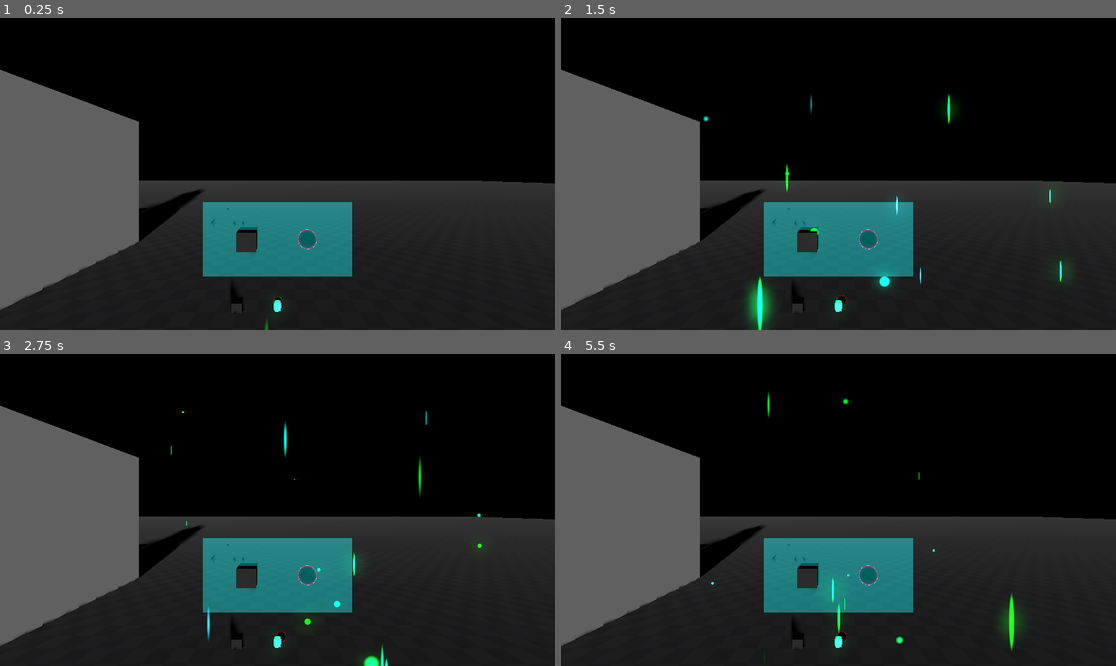
Above: before the commit, frames 1-4 (two rows, left to right).
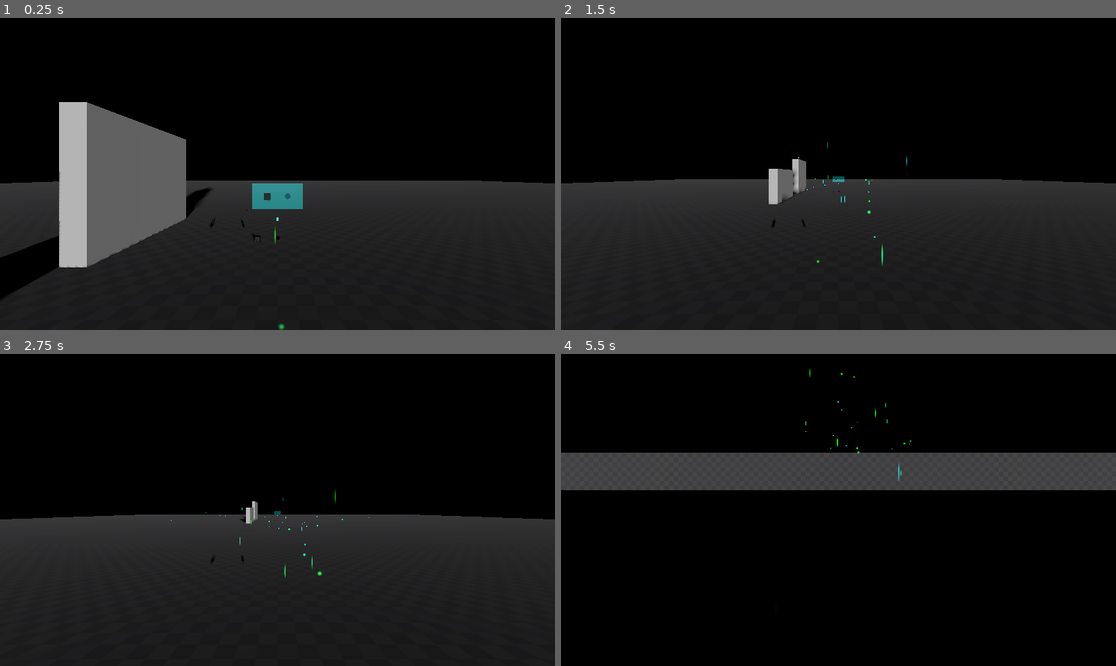
Above: after the commit, the same moments.

Repository: JD-The-65th/cyberbreak
Game: Godot game, scene res://levels/testing_environment.tscn
Same seed, same stepped clock (60 frames per second), same inputs: the game is played once before the commit and once after it.
Inputs (mouse positions are in pixels of both pictures, inside the frame that each line leads up to):
- Up to frame 1 (0.25 s): no input
- Up to frame 2 (1.5 s): move the mouse to (960, 158) at 0.52 s; click (960, 158) at 0.67 s; drag from (727, 189) to (810, 236) at 1.27 s
- Up to frame 3 (2.75 s): move the mouse to (333, 441) at 2.02 s; click (333, 441) at 2.17 s
- Up to frame 4 (5.5 s): drag from (810, 572) to (672, 463) at 2.77 s; move the mouse to (1005, 556) at 3.52 s; click (1005, 556) at 3.67 s; drag from (672, 463) to (755, 432) at 4.27 s; move the mouse to (866, 510) at 5.02 s; click (866, 510) at 5.17 s

The runs differ from the first frame. In frame 1, 20% of the frame differs, in the area x 0-95%, y 16-100%; in frame 2, 23%; in frame 3, 22%; in frame 4, 62%, in the area x 0-100%, y 4-100%.

Commit message:
Make Particle Emitter default settings reusable Add Collision Layer to MSFS

Diff:
--- /dev/null
+++ b/components/MSFS/default_particle_process_material.tres
@@ -0,0 +1,45 @@
+[gd_resource type="ParticleProcessMaterial" load_steps=7 format=3 uid="uid://byrfanvg1scv6"]
+
+[sub_resource type="Gradient" id="Gradient_kjtlv"]
+offsets = PackedFloat32Array(0, 0.621212, 1)
+colors = PackedColorArray(0, 0, 0, 1, 1, 1, 1, 1, 0, 0, 0, 0)
+
+[sub_resource type="GradientTexture1D" id="GradientTexture1D_ouwjc"]
+gradient = SubResource("Gradient_kjtlv")
+
+[sub_resource type="Curve" id="Curve_upawe"]
+_data = [Vector2(0, 0), 0.0, 1.4, 0, 0, Vector2(1, 1), 0.0, 0.0, 0, 0]
+point_count = 2
+
+[sub_resource type="CurveTexture" id="CurveTexture_tfa1y"]
+curve = SubResource("Curve_upawe")
+
+[sub_resource type="Curve" id="Curve_ok2eq"]
+_data = [Vector2(0, 1), 0.0, 0.0, 0, 0, Vector2(0.548701, 0.97153), 0.0, 0.0, 0, 0]
+point_count = 2
+
+[sub_resource type="CurveTexture" id="CurveTexture_12o2m"]
+curve = SubResource("Curve_ok2eq")
+
+[resource]
+emission_shape = 1
+emission_sphere_radius = 2.25
+direction = Vector3(0, 0, 0)
+gravity = Vector3(0, 0, 0)
+initial_velocity_min = -0.5
+initial_velocity_max = 0.5
+linear_accel_min = -0.5
+linear_accel_max = 0.5
+linear_accel_curve = SubResource("CurveTexture_tfa1y")
+radial_accel_min = -5.0
+radial_accel_max = 5.0
+tangential_accel_min = -5.0
+tangential_accel_max = 5.0
+scale_min = 0.25
+scale_max = 0.45
+color = Color(0.309804, 0.537255, 1, 1)
+color_ramp = SubResource("GradientTexture1D_ouwjc")
+hue_variation_min = -0.4
+turbulence_noise_speed_random = 0.43
+turbulence_influence_max = 0.15
+turbulence_influence_over_life = SubResource("CurveTexture_12o2m")
--- /dev/null
+++ b/components/MSFS/msfs_particle_emitter.gd
@@ -0,0 +1 @@
+extends Node3D
--- a/components/MSFS/msfs_particle_emitter.tscn
+++ b/components/MSFS/msfs_particle_emitter.tscn
@@ -1,48 +1,7 @@
-[gd_scene load_steps=16 format=3 uid="uid://b5c0nr3os77h8"]
+[gd_scene load_steps=12 format=3 uid="uid://b5c0nr3os77h8"]
 
-[sub_resource type="Gradient" id="Gradient_q1uhh"]
-offsets = PackedFloat32Array(0, 0.621212, 1)
-colors = PackedColorArray(0, 0, 0, 1, 1, 1, 1, 1, 0, 0, 0, 0)
-
-[sub_resource type="GradientTexture1D" id="GradientTexture1D_y1gqf"]
-gradient = SubResource("Gradient_q1uhh")
-
-[sub_resource type="Curve" id="Curve_t3n8j"]
-_data = [Vector2(0, 0), 0.0, 1.4, 0, 0, Vector2(1, 1), 0.0, 0.0, 0, 0]
-point_count = 2
-
-[sub_resource type="CurveTexture" id="CurveTexture_4k7dd"]
-curve = SubResource("Curve_t3n8j")
-
-[sub_resource type="Curve" id="Curve_rxx5m"]
-_data = [Vector2(0, 1), 0.0, 0.0, 0, 0, Vector2(0.548701, 0.97153), 0.0, 0.0, 0, 0]
-point_count = 2
-
-[sub_resource type="CurveTexture" id="CurveTexture_yj1oj"]
-curve = SubResource("Curve_rxx5m")
-
-[sub_resource type="ParticleProcessMaterial" id="ParticleProcessMaterial_k2aw7"]
-emission_shape = 1
-emission_sphere_radius = 2.25
-direction = Vector3(0, 0, 0)
-gravity = Vector3(0, 0, 0)
-initial_velocity_min = -0.5
-initial_velocity_max = 0.5
-linear_accel_min = -0.5
-linear_accel_max = 0.5
-linear_accel_curve = SubResource("CurveTexture_4k7dd")
-radial_accel_min = -5.0
-radial_accel_max = 5.0
-tangential_accel_min = -5.0
-tangential_accel_max = 5.0
-scale_min = 0.25
-scale_max = 0.45
-color = Color(0.309804, 0.537255, 1, 1)
-color_ramp = SubResource("GradientTexture1D_y1gqf")
-hue_variation_min = -0.4
-turbulence_noise_speed_random = 0.43
-turbulence_influence_max = 0.15
-turbulence_influence_over_life = SubResource("CurveTexture_yj1oj")
+[ext_resource type="Script" path="res://components/MSFS/msfs_particle_emitter.gd" id="1_yg8tn"]
+[ext_resource type="Material" uid="uid://byrfanvg1scv6" path="res://components/MSFS/default_particle_process_material.tres" id="2_2tadd"]
 
 [sub_resource type="Gradient" id="Gradient_nv7l2"]
 interpolation_mode = 2
@@ -95,13 +54,16 @@
 size = 0.063
 section_length = 0.125
 
+[sub_resource type="BoxShape3D" id="BoxShape3D_m6j8t"]
+
 [node name="MSFSParticleEmitter" type="Node3D"]
+script = ExtResource("1_yg8tn")
 
 [node name="Particles" type="GPUParticles3D" parent="."]
 amount = 32
 lifetime = 3.0
 fixed_fps = 72
-process_material = SubResource("ParticleProcessMaterial_k2aw7")
+process_material = ExtResource("2_2tadd")
 draw_pass_1 = SubResource("QuadMesh_2uim3")
 
 [node name="Trails" type="GPUParticles3D" parent="."]
@@ -109,5 +71,12 @@
 lifetime = 3.0
 fixed_fps = 72
 trail_enabled = true
-process_material = SubResource("ParticleProcessMaterial_k2aw7")
+process_material = ExtResource("2_2tadd")
 draw_pass_1 = SubResource("RibbonTrailMesh_t6lx5")
+
+[node name="StaticBody3D" type="StaticBody3D" parent="."]
+collision_layer = 512
+collision_mask = 0
+
+[node name="CollisionShape3D" type="CollisionShape3D" parent="StaticBody3D"]
+shape = SubResource("BoxShape3D_m6j8t")
--- a/project.godot
+++ b/project.godot
@@ -31,6 +31,7 @@
 3d_physics/layer_3="Pickable Objects"
 3d_physics/layer_4="Wall Walking Surface"
 3d_physics/layer_9="ToolTip"
+3d_physics/layer_10="MSFS"
 3d_physics/layer_17="Held Objects"
 3d_physics/layer_18="Player Hand"
 3d_physics/layer_20="Player Body"
